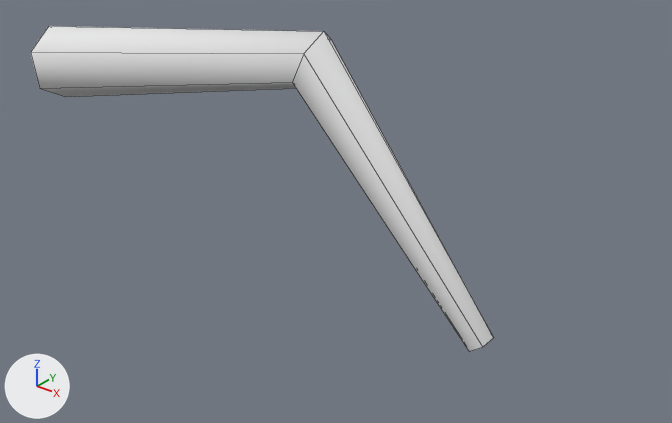
The FBX model unity/Assets/Art/Models/Herakuresu_Leg1.fbx as it was, and as the next commit left it.
Rendered twice from a 50 mm camera at (1.944, -1.323, 0.676) aimed at (0.768, 0.148, -0.236). Lighting does not change. The marker at lower left points along +X, +Y and +Z. The first picture is the older version. Mesh edges are drawn as thin lines. Where no turn or scale is listed for an object, it has been applied to the vertices.

Before the edit, the objects in view are built like this:
```python
me_herakuresu_leg1 = bpy.data.meshes.new('Herakuresu_Leg1')
me_herakuresu_leg1.from_pydata(...)  # 18 vertices, 12 faces; spans x -0.022..1.129, y -0.078..0.284, z -0.52..0.166
me_herakuresu_leg1.materials.append(mat_vertexcolor)  # white #e7e7e7
ob_herakuresu_leg1 = bpy.data.objects.new('Herakuresu_Leg1', me_herakuresu_leg1)
ob_herakuresu_leg1.location = (0.0, 0.0, 0.0)
```
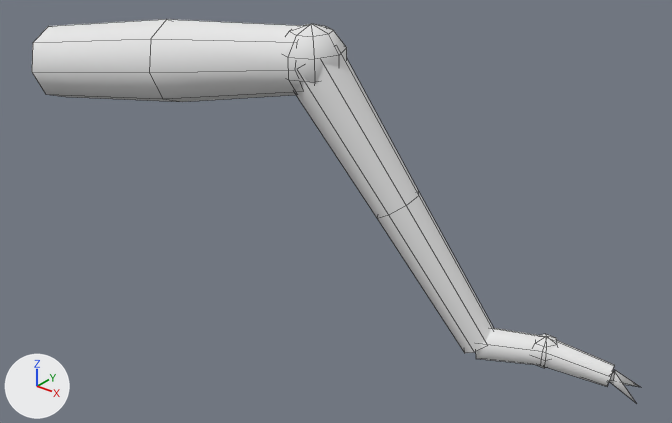
Pixel boxes (x1, y1, x2, y2) of what changed, in the pictures (672 x 423 px; the box of a moved part takes in the faces that stretch with it):
'Herakuresu_Leg1', reshaped (32% wider, 18% taller)
    before: (31, 26, 493, 352)
    after: (32, 19, 640, 403)
part 1 of me_herakuresu_leg1, added
    after: (285, 24, 347, 90)
part 2 of me_herakuresu_leg1, added
    after: (534, 334, 557, 368)
part 3 of me_herakuresu_leg1, added
    after: (294, 56, 493, 353)
part 4 of me_herakuresu_leg1, added
    after: (476, 328, 615, 386)
part 5 of me_herakuresu_leg1, moved or reshaped
    before: (31, 26, 493, 352)
    after: (32, 19, 301, 102)
part 6 of me_herakuresu_leg1, added
    after: (609, 370, 640, 403)

The change, as a diff of the scene's bpy script:
```diff
--- a/unity/Assets/Art/Models/Herakuresu_Leg1.fbx.py
+++ b/unity/Assets/Art/Models/Herakuresu_Leg1.fbx.py
@@ me_herakuresu_leg1 @@
 # used by ob_herakuresu_leg1; location = (0.0, 0.0, 0.0)
 # verts and faces of me_herakuresu_leg1; kept vertices keep their numbers, new ones are numbered from 18
-me_herakuresu_leg1.from_pydata(...)  # 18 vertices, 12 faces; spans x -0.022..1.129, y -0.078..0.284, z -0.52..0.166
+me_herakuresu_leg1.from_pydata(...)  # 130 vertices, 116 faces; spans x -0.022..1.448, y -0.088..0.366, z -0.541..0.179
+# me_herakuresu_leg1 part 1: a new loose piece, a UV sphere (8 segments, 5 rings, poles along z) spanning x 0.625..0.775, y 0.075..0.225, z 0.021..0.179, in mat_vertexcolor (white #e7e7e7)
+# me_herakuresu_leg1 part 2: a new loose piece, a UV sphere (6 segments, 4 rings, poles along z) spanning x 1.202..1.278, y 0.252..0.318, z -0.52..-0.444, in mat_vertexcolor (white #e7e7e7)
+# me_herakuresu_leg1 part 3: a new loose piece of 24 vertices spanning x 0.644..1.135, y 0.082..0.292, z -0.524..0.14, in mat_vertexcolor (white #e7e7e7)
+# me_herakuresu_leg1 part 4: a new loose piece of 18 vertices spanning x 1.089..1.387, y 0.215..0.343, z -0.541..-0.446, in mat_vertexcolor (white #e7e7e7)
+# me_herakuresu_leg1 part 5
+# 16 vertices are removed from x -0.022..1.129, y -0.078..0.284, z -0.52..0.166
+# 12 faces are deleted
+# 22 vertices are added at x -0.022..0.718, y -0.088..0.222, z -0.063..0.173
+# 16 new faces join them
+# me_herakuresu_leg1 part 6
+verts[40] = (1.386, 0.318, -0.49)  # pixel (614, 371)
+verts[41] = (1.376, 0.304, -0.504)
+verts[42] = (1.373, 0.321, -0.519)
+verts[43] = (1.383, 0.336, -0.504)
+verts[44] = (1.448, 0.305, -0.536)  # pixel (636, 403)
+verts[45] = (1.384, 0.324, -0.49)  # pixel (614, 369)
+verts[46] = (1.39, 0.308, -0.504)  # pixel (613, 380)
+verts[47] = (1.374, 0.316, -0.519)
+verts[48] = (1.369, 0.332, -0.504)
+verts[49] = (1.433, 0.366, -0.536)  # pixel (641, 387)
+faces += [(40, 41, 44), (41, 42, 44), (42, 43, 44), (40, 44, 43), (45, 46, 49), (46, 47, 49)]
+faces += [(47, 48, 49), (45, 49, 48)]
 me_herakuresu_leg1.materials.append(mat_vertexcolor)
```
